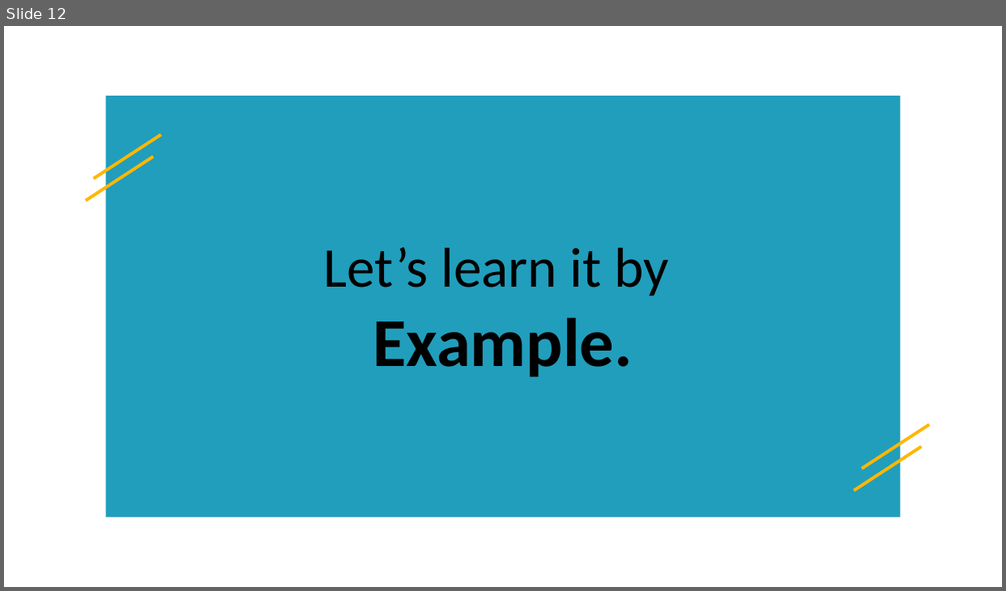
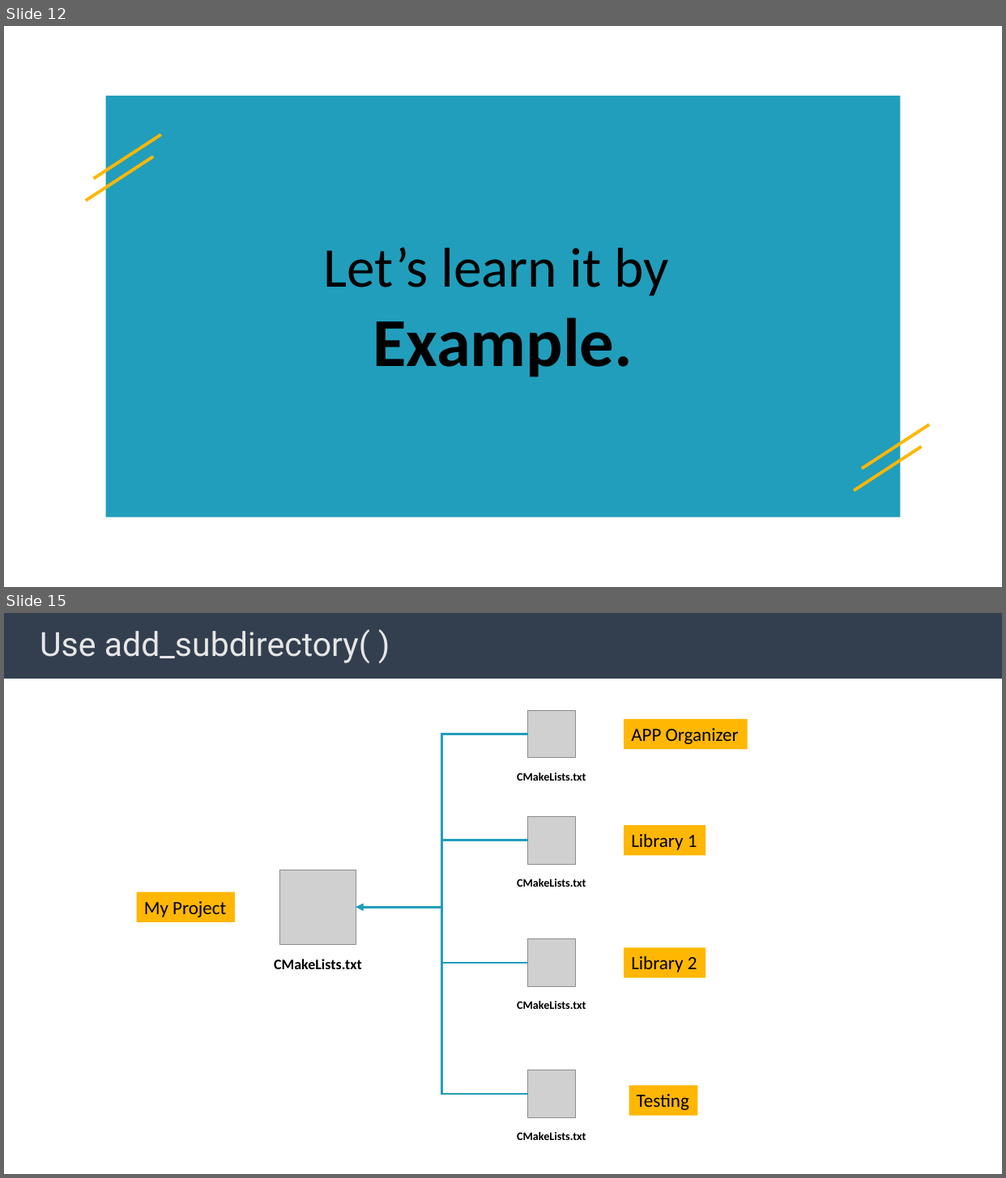
Before and after one commit to BingHanLin/Learn_Modern_CMake, a slide deck: cmake notes.pptx. Shown one above the other, each under a label of ours: slide 12 before the commit, slides 12 and 15 after it; the slides between them are not shown. The pictures are 1006x591 and 1006x1178 pixels, drawn with LibreOffice and Linux fonts; fonts in the diff are those of the drawing; grey boxes stand for pictures; background and template pictures are left out. Boxes give left, top, right and bottom in pixels: in the first picture for what was removed or moved away, otherwise in the second. Text is boxed around its words. In the diff, an @@ line names an element or a change of style, - is before the commit and + after.

```diff
--- a/cmake notes.pptx
+++ b/cmake notes.pptx
@@ slide 15 added at box(4, 613, 1002, 1174), background #FFFFFF @@
@@ rectangle added at box(4, 613, 1002, 679), fill #333F50 @@
@@ title added at box(40, 629, 370, 663), 32 pt, text #E7E6E6 @@
+Use add_subdirectory( )
@@ picture added at box(528, 710, 576, 758) @@
@@ snip rect added at box(533, 711, 570, 756), fill #FFFFFF @@
@@ rectangle added at box(624, 719, 748, 749), fill #FFB703, 18 pt, text #000000 @@
+APP Organizer
@@ elbow arrow added from (528, 735) to (356, 907), #219EBC 2.25 pt @@
@@ text added at box(517, 773, 586, 781), 11 pt, text #000000, bold @@
+CMakeLists.txt
@@ picture added at box(528, 816, 576, 865) @@
@@ snip rect added at box(533, 817, 570, 862), fill #FFFFFF @@
@@ rectangle added at box(624, 825, 705, 855), fill #FFB703, 18 pt, text #000000 @@
+Library 1
@@ elbow arrow added from (528, 841) to (356, 907), #219EBC 2.25 pt @@
@@ picture added at box(279, 870, 356, 944) @@
@@ text added at box(517, 879, 586, 887), 11 pt, text #000000, bold @@
+CMakeLists.txt
@@ rectangle added at box(137, 892, 235, 922), fill #FFB703, 18 pt, text #000000 @@
+My Project
@@ elbow arrow added from (528, 964) to (356, 907), #219EBC 2.25 pt @@
@@ elbow arrow added from (528, 1094) to (356, 907), #219EBC 2.25 pt @@
@@ picture added at box(528, 939, 576, 987) @@
@@ snip rect added at box(533, 940, 570, 984), fill #FFFFFF @@
@@ rectangle added at box(624, 948, 705, 977), fill #FFB703, 18 pt, text #000000 @@
+Library 2
@@ text added at box(274, 959, 362, 969), 14 pt, text #000000, bold @@
+CMakeLists.txt
@@ text added at box(517, 1001, 586, 1009), 11 pt, text #000000, bold @@
+CMakeLists.txt
@@ picture added at box(528, 1071, 576, 1118) @@
@@ snip rect added at box(533, 1071, 570, 1115), fill #FFFFFF @@
@@ rectangle added at box(629, 1085, 698, 1115), fill #FFB703, 18 pt, text #000000 @@
+Testing
@@ text added at box(517, 1132, 586, 1140), 11 pt, text #000000, bold @@
+CMakeLists.txt
```
Also in this commit, not shown: 8 slides changed, 2 other slides added, 4 slides removed, 35 other files.
